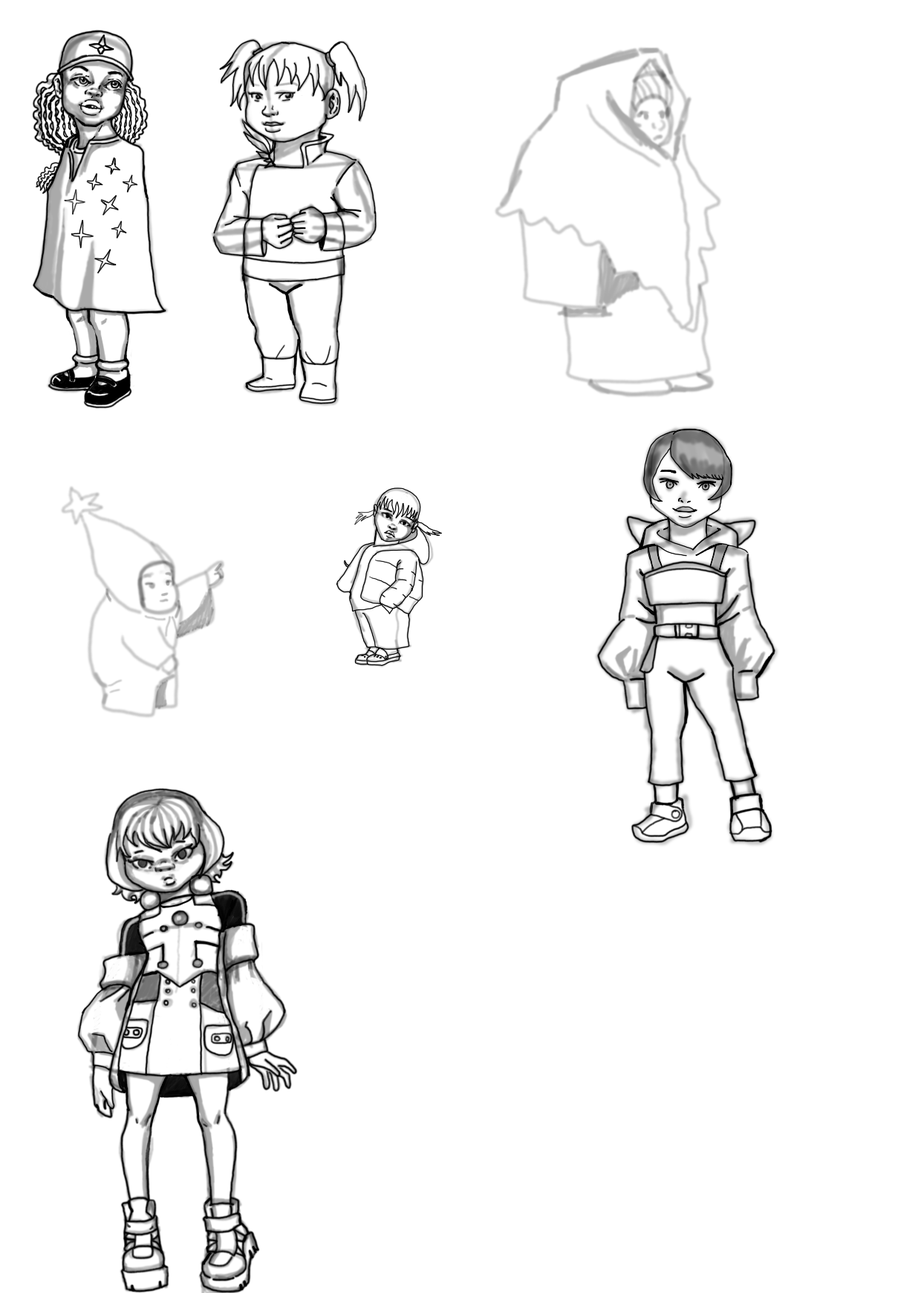
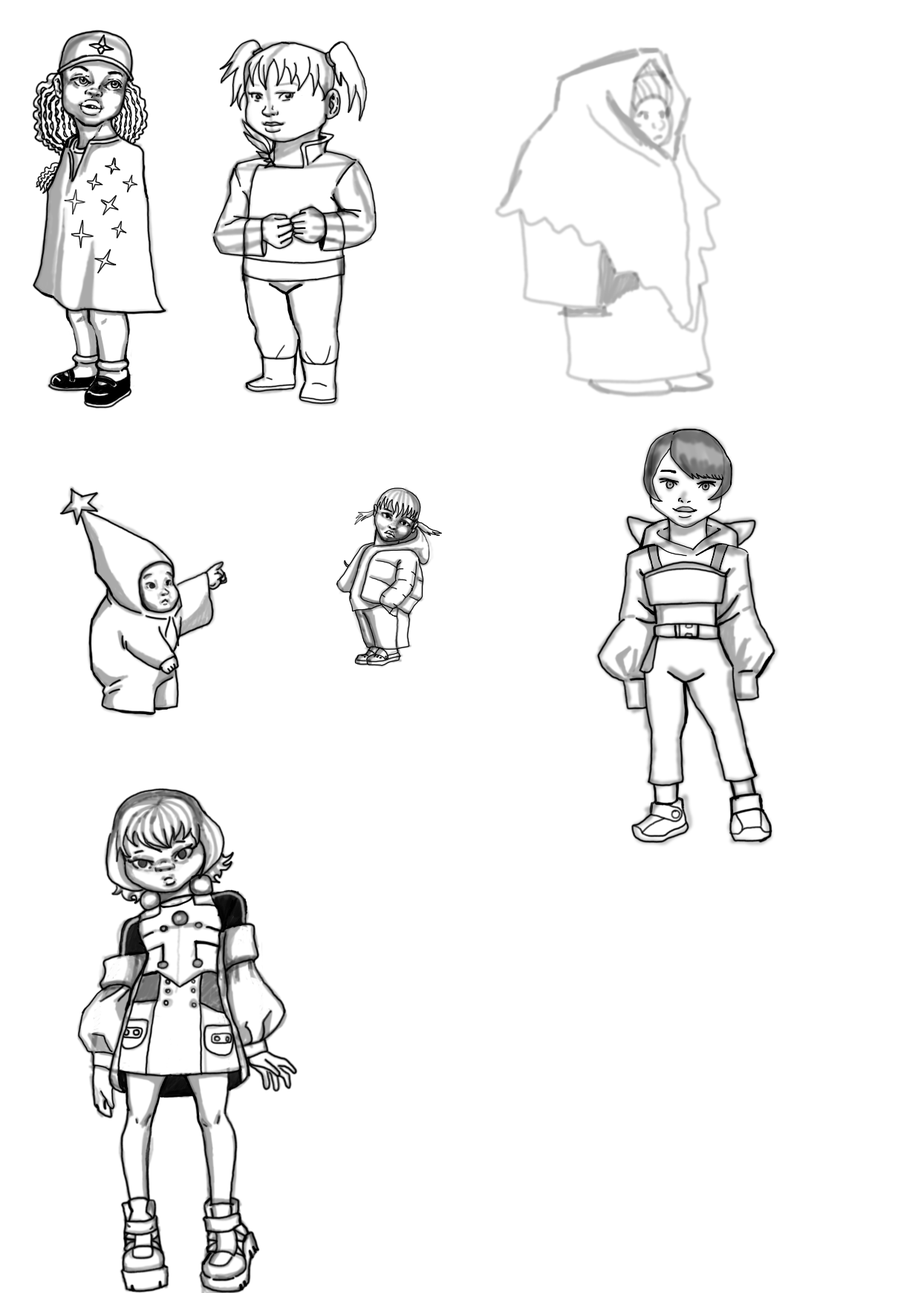
Revision of a layered 921 × 1293 image; what changed, layer by layer:
painted on "5" over [335, 486, 434, 667]
painted on "4" over [59, 486, 229, 716]
